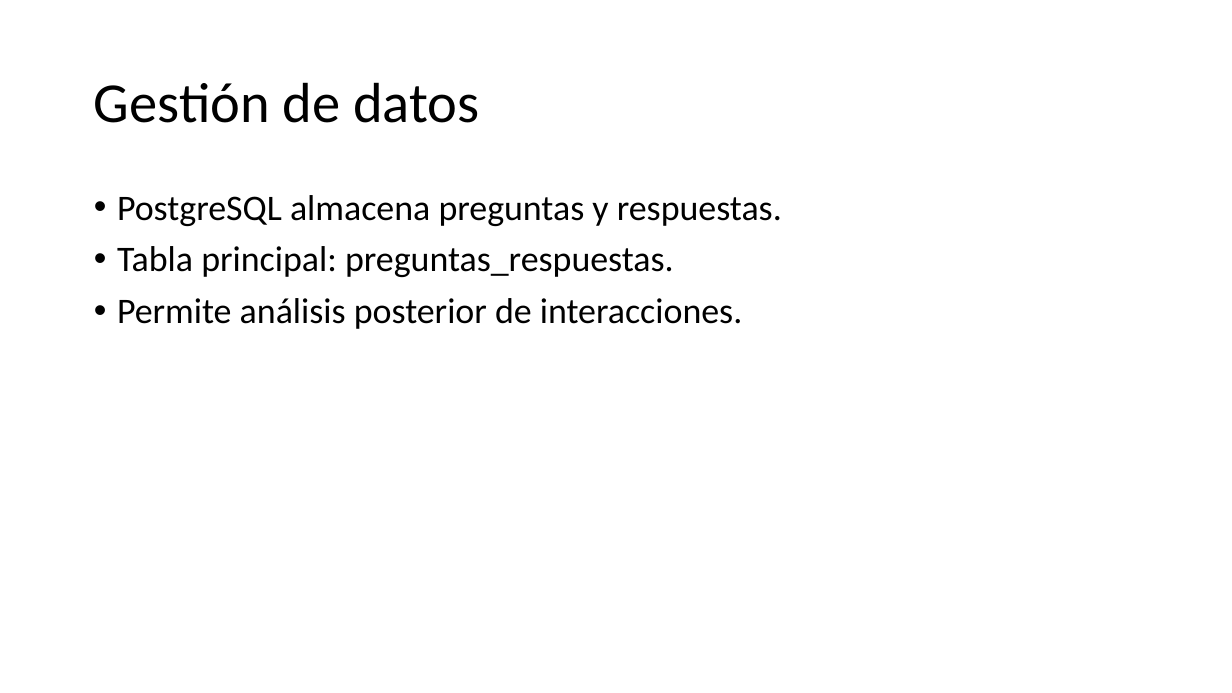
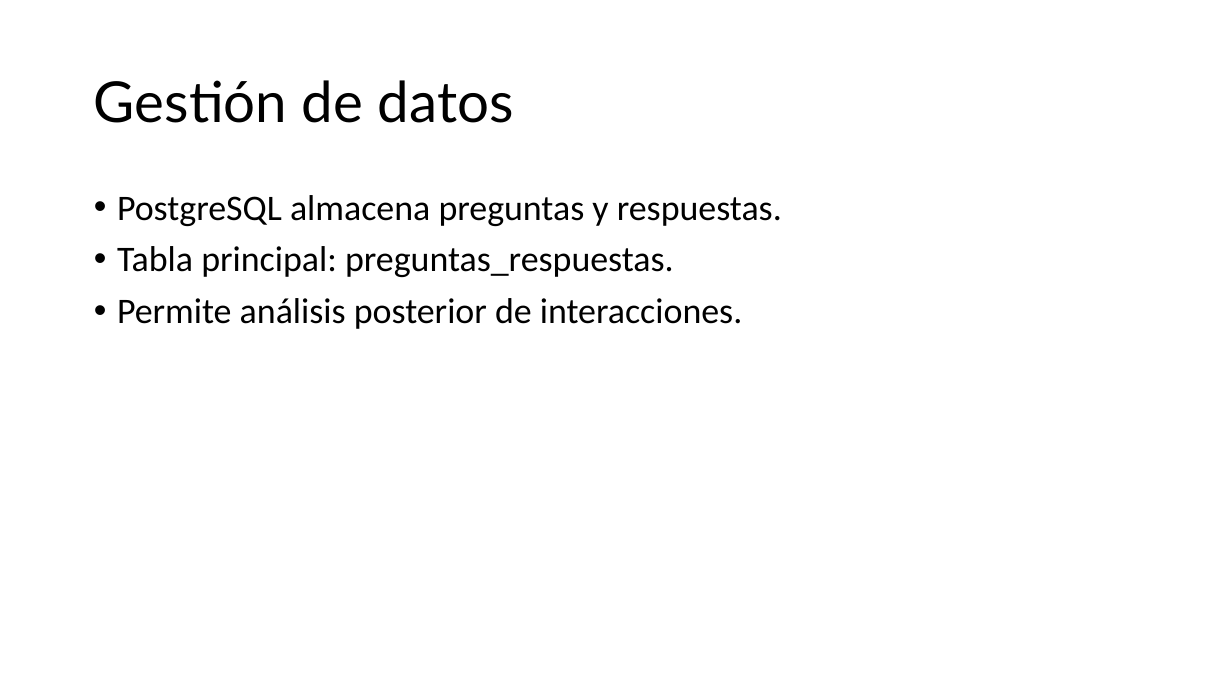
Before and after one commit to Merchecuesta/Portfolio, a slide deck: slide 7 of Funomatic/doc/Presentaciónapp.pptx. Drawn at 1232x693 pixels with LibreOffice and Linux fonts; fonts in the diff are those of the drawing; background and template pictures are left out. Boxes give left, top, right and bottom in pixels: in the first picture for what was removed or moved away, otherwise in the second. Text is boxed around its words. In the diff, an @@ line names an element or a change of style, - is before the commit and + after.

```diff
--- a/Funomatic/doc/Presentaciónapp.pptx
+++ b/Funomatic/doc/Presentaciónapp.pptx
@@ title "Gestión de datos" at (94, 80, 514, 123): font Calibri to Lato @@
```
Also in this commit, not shown: 5 other slides changed, 2 slides added, 1 slide removed, 2 other files.
